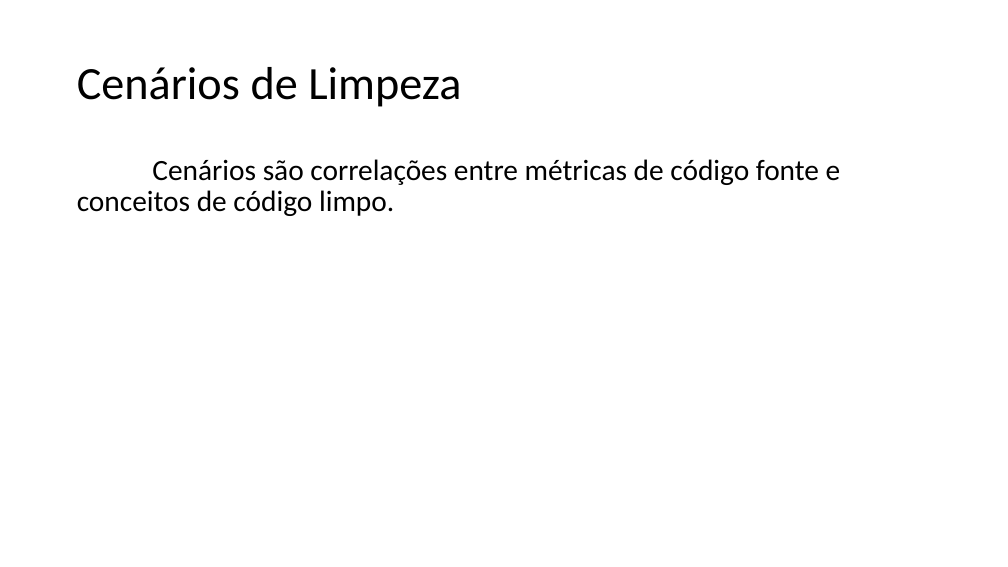
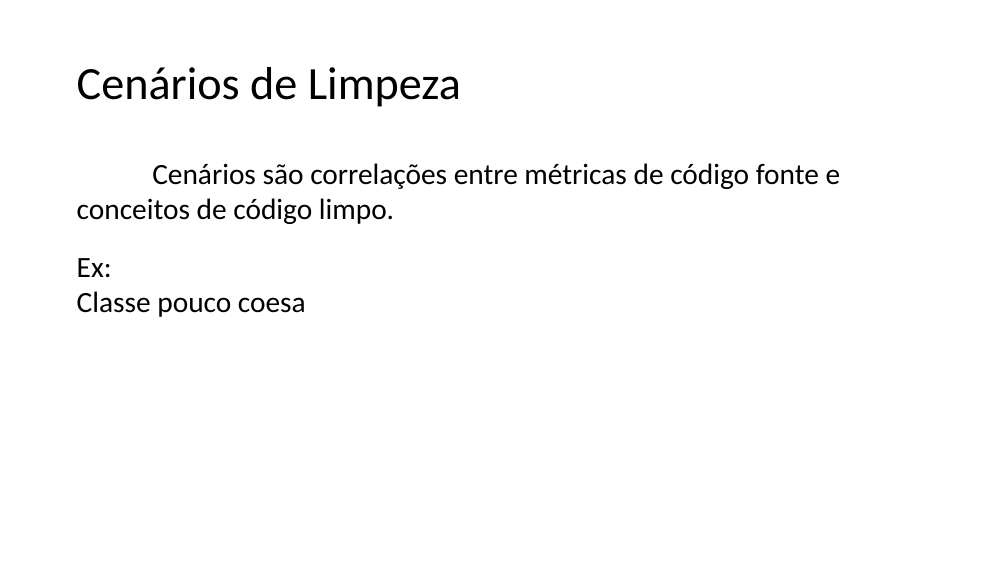
Before and after one commit to gutorc92/apresentacaoTCU, a slide deck: slide 4 of apresentacao.pptx. Drawn at 1008x567 pixels with LibreOffice and Linux fonts; fonts in the diff are those of the drawing. Boxes give left, top, right and bottom in pixels: in the first picture for what was removed or moved away, otherwise in the second. Text is boxed around its words. In the diff, an @@ line names an element or a change of style, - is before the commit and + after.

Commit message:
Escrevendo a apresentacao
Escrevendo conceitos importantes para a apresentacao.

Signed-off-by Gustavo Coelho <gutorc@hotmail.com>

```diff
--- a/apresentacao.pptx
+++ b/apresentacao.pptx
@@ text at [77, 163, 841, 224]: line spacing 0.9 to 1; less space between paragraphs @@
@@ text at [77, 258, 306, 317]: paragraphs added @@
+Ex:
+Classe pouco coesa
```
Also in this commit, not shown: 8 other slides changed, 1 slide removed, 4 other files.
